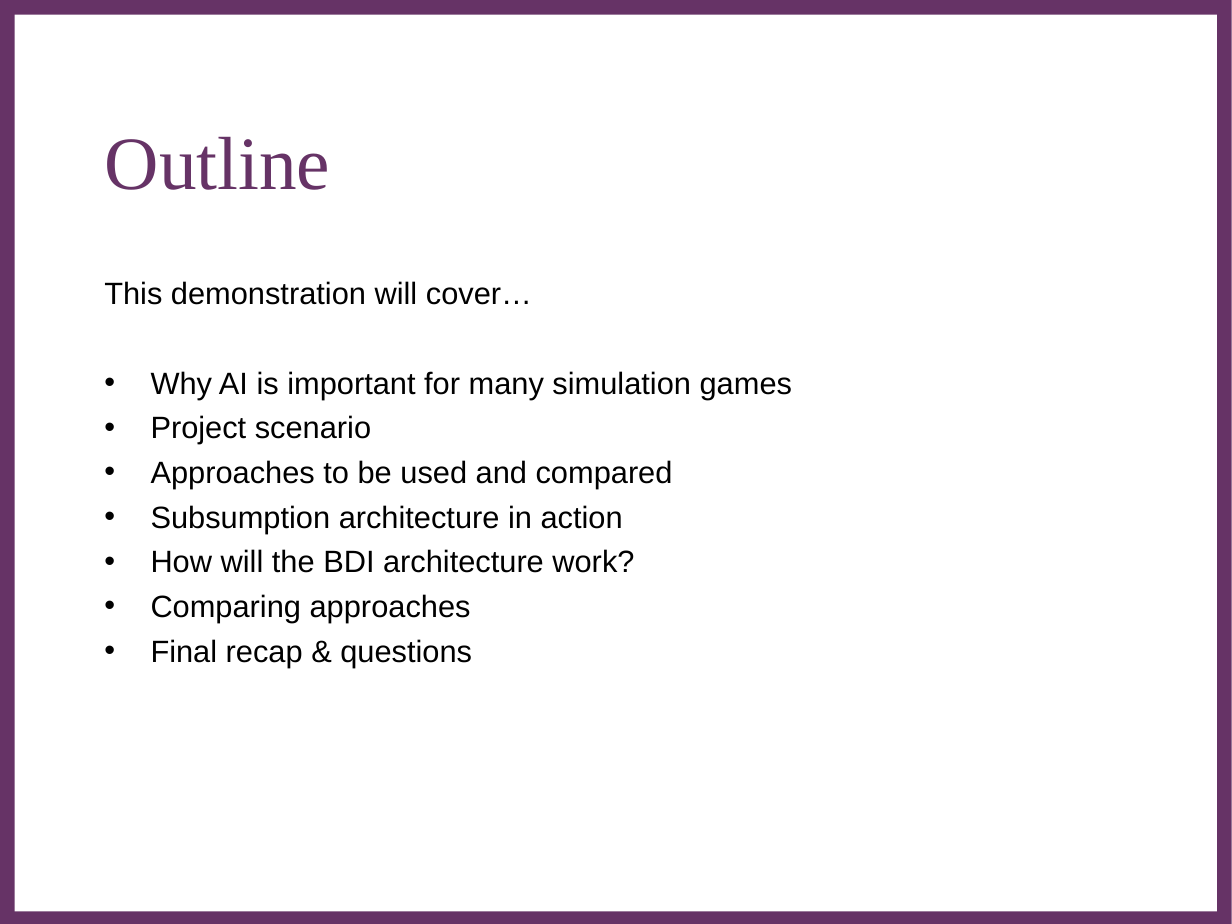
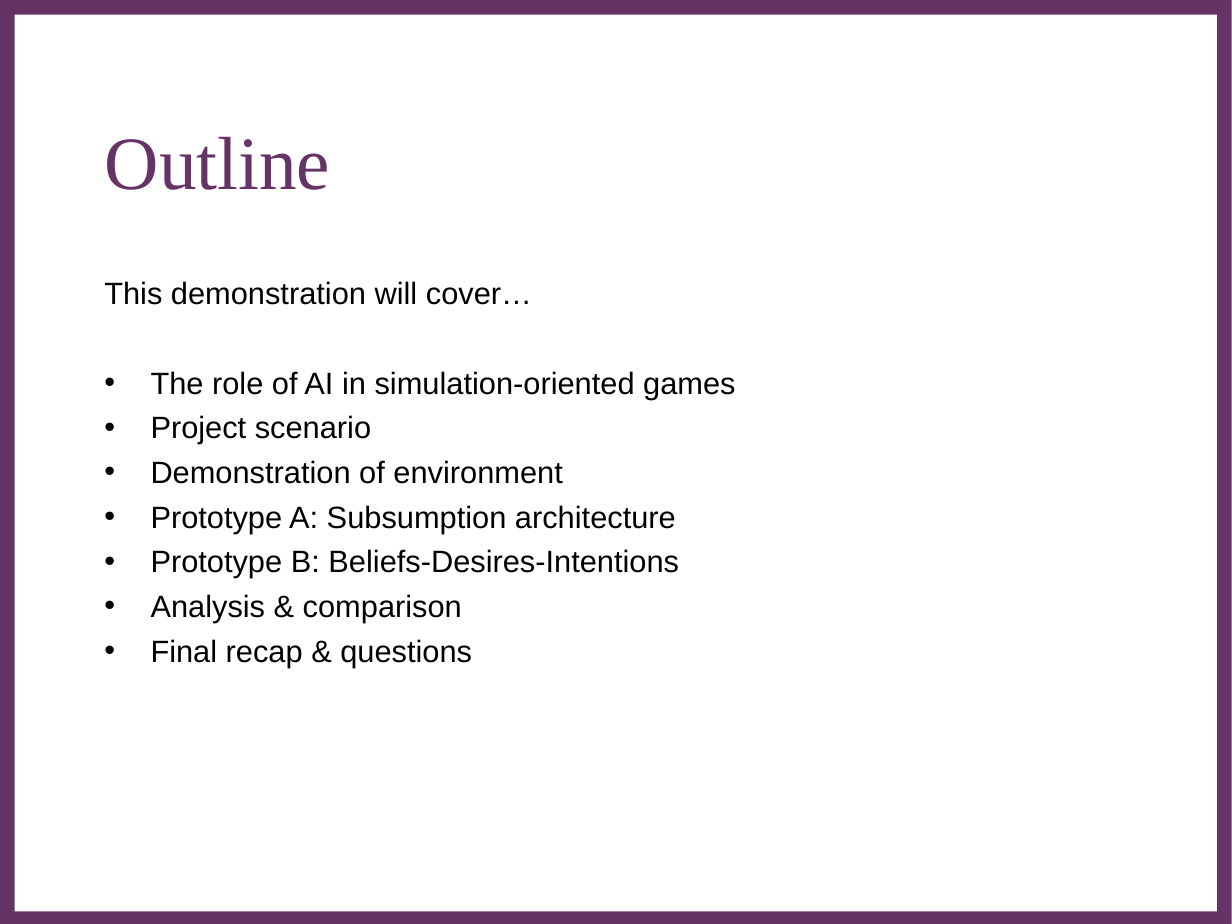
Before and after one commit to Metapyziks/Zombles, a slide deck: slide 2 of Documents/Presentation/zombles.ppt. Drawn at 1232x924 pixels with LibreOffice and Linux fonts; fonts in the diff are those of the drawing; background and template pictures are left out. Boxes give left, top, right and bottom in pixels: in the first picture for what was removed or moved away, otherwise in the second. Text is boxed around its words. In the diff, an @@ line names an element or a change of style, - is before the commit and + after.

```diff
--- a/Documents/Presentation/zombles.ppt
+++ b/Documents/Presentation/zombles.ppt
@@ text at [151, 371, 735, 399]: text changed @@
-• Why AI is important for many simulation games
+• The role of AI in simulation-oriented games
@@ text at [151, 460, 679, 623]: text changed @@
-• Approaches to be used and compared
-• Subsumption architecture in action
-• How will the BDI architecture work?
-• Comparing approaches
+• Demonstration of environment
+• Prototype A: Subsumption architecture
+• Prototype B: Beliefs-Desires-Intentions
+• Analysis & comparison
```
Also in this commit, not shown: 4 other slides changed, 5 slides added, 5 slides removed.
